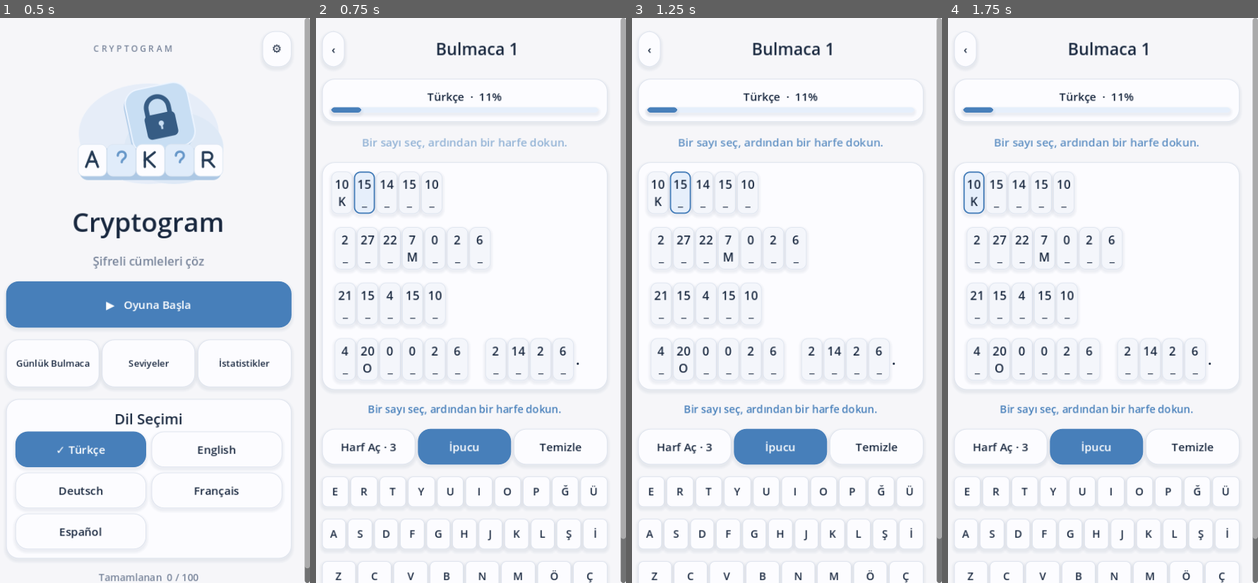
Above: before the commit, frames 1-4 (left to right).
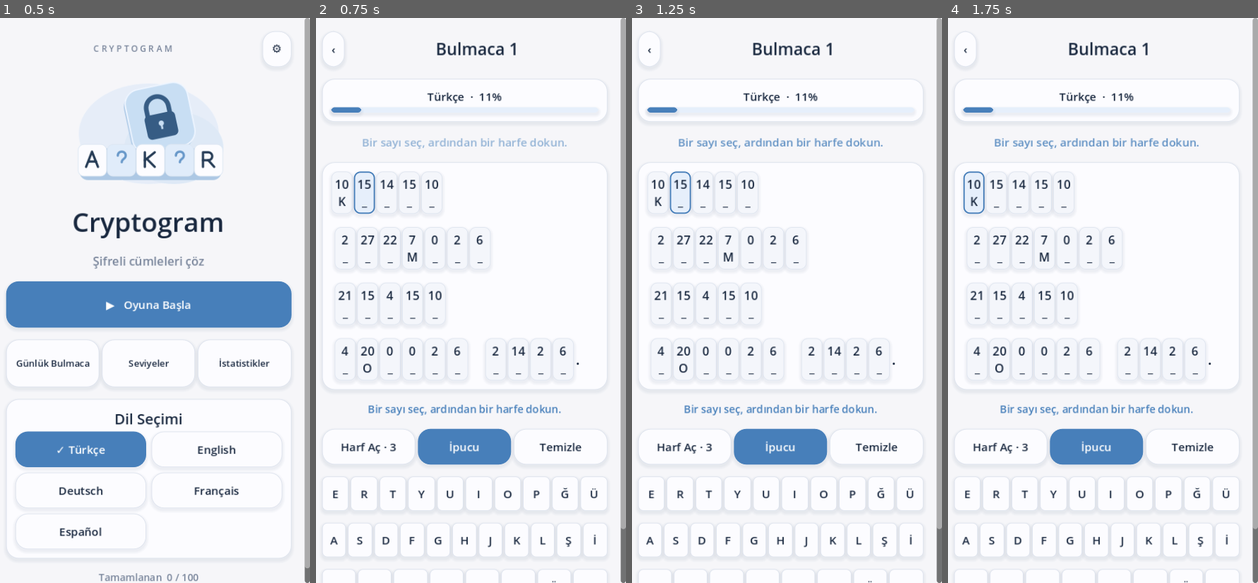
Above: after the commit, the same moments.

Repository: mehtapkirkgoz/cryptogram-mobile
Game: Godot game, scene res://scenes/main.tscn
The game is run twice, just before and just after one commit, with the same random seed, the same clock (stepped at 60 frames per second) and the same inputs.
Inputs:
- Up to frame 1 (0.5 s): no input
- Up to frame 2 (0.75 s): click "▶ Oyuna Başla" at 0.5 s
- Up to frame 3 (1.25 s): no input
- Up to frame 4 (1.75 s): click "10 K" at 1.25 s

Frame 1 is identical in both runs. In frame 2, 1.0% of the frame differs, in the area x 2-100%, y 82-100%; in frame 3, 1.0%; in frame 4, 1.0%.

Commit message:
Make keyboard keys easier to tap

Diff:
--- a/scripts/main.gd
+++ b/scripts/main.gd
@@ -319,8 +319,8 @@
 		key_row.add_theme_constant_override("separation", 3)
 		for letter in keys:
 			var key := button_at(key_row, letter, enter.bind(letter))
-			key.custom_minimum_size = Vector2(0, 46)
-			key.add_theme_font_size_override("font_size", 16)
+			key.custom_minimum_size = Vector2(0, 52)
+			key.add_theme_font_size_override("font_size", 17)
 			for state in ["normal", "hover", "pressed", "focus"]:
 				var style := box(Color("fcfcff"))
 				style.set_content_margin_all(1)
